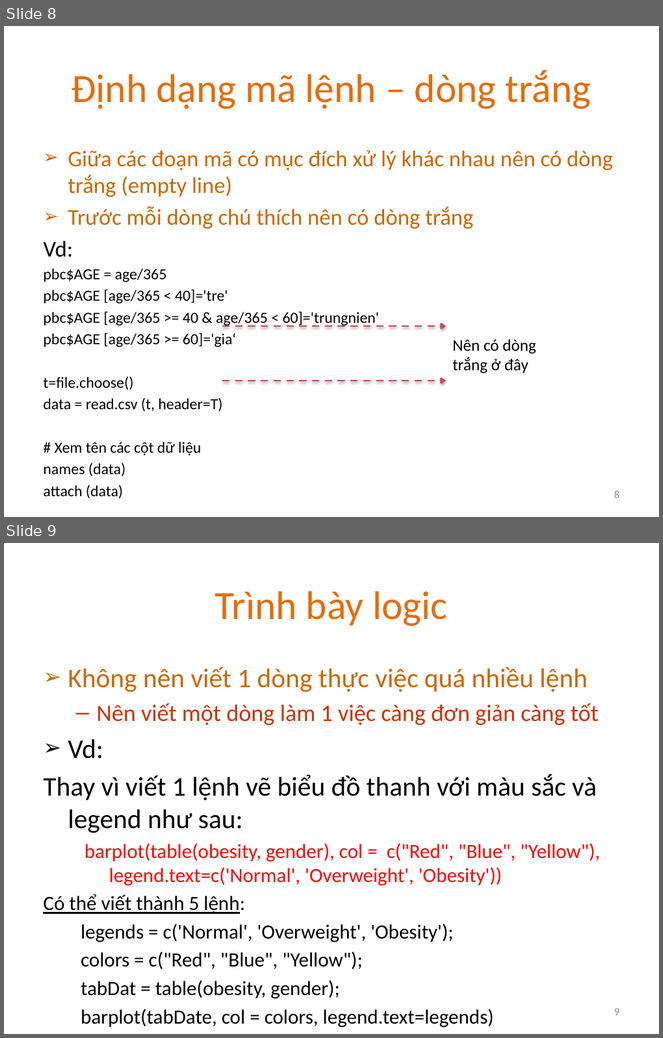
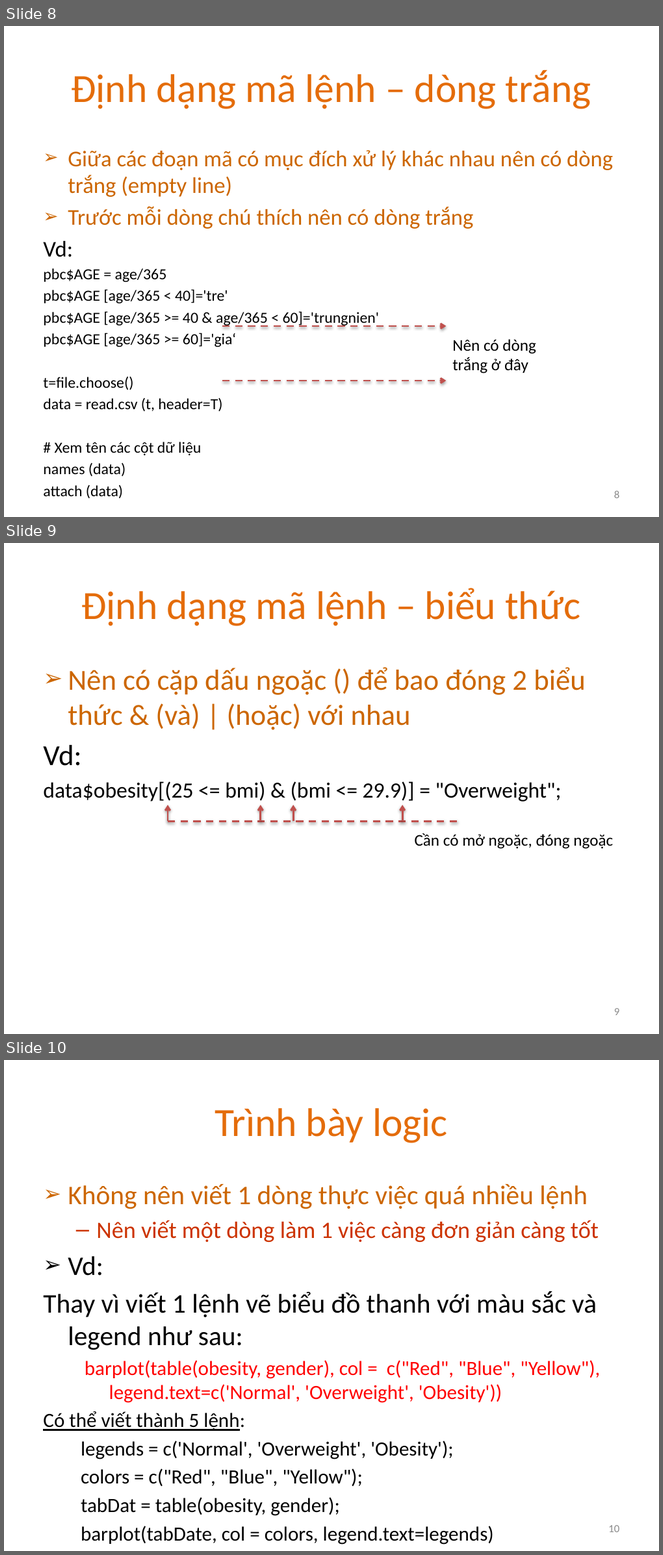
Before and after one commit to phantichdulieu/phantichdulieukhoahoc, a slide deck: qms/guideline/Guideline_R Coding Convention.pptx. Shown one above the other, each under a label of ours: slides 8 and 9 before the commit, slides 8, 9 and 10 after it. The pictures are 663x1038 and 663x1555 pixels, drawn with LibreOffice and Linux fonts; fonts in the diff are those of the drawing. Boxes give left, top, right and bottom in pixels: in the first picture for what was removed or moved away, otherwise in the second. Text is boxed around its words. In the diff, an @@ line names an element or a change of style, - is before the commit and + after.

Commit message:
Đề xuất quy tắc viết mã lệnh trong R Phiên bản 0.1

```diff
--- a/qms/guideline/Guideline_R Coding Convention.pptx
+++ b/qms/guideline/Guideline_R Coding Convention.pptx
@@ slide 9 added at (4,543,659,1034), background #FFFFFF @@
@@ title added at (81,588,581,626), 44 pt, text #E46C0A @@
+Định dạng mã lệnh – biểu thức
@@ text added at (43,667,586,802), 32 pt, text #CC6600 @@
+➢ Nên có cặp dấu ngoặc () để bao đóng 2 biểu thức & (và) | (hoặc) với nhau
+Vd:
+data$obesity[(25 <= bmi) & (bmi <= 29.9)] = "Overweight";
@@ arrow added from (168, 821) to (168, 805), #C0504D 2 pt @@
@@ arrow added from (261, 821) to (261, 805), #C0504D 2 pt @@
@@ arrow added from (294, 821) to (294, 805), #C0504D 2 pt @@
@@ arrow added from (402, 821) to (402, 805), #C0504D 2 pt @@
@@ line added from (168, 821) to (463, 821), #C0504D 2 pt dashed @@
@@ text added at (415,834,613,849), 18 pt, text #000000 @@
+Cần có mở ngoặc, đóng ngoặc
@@ page number added at (614,1008,620,1016), 12 pt, text #8C8C8C @@
+9
@@ what was slide 9 is now slide 10 @@
@@ page number at (608,1525,620,1533): text changed @@
-9
+10
```
Also in this commit, not shown: 1 slide changed, 1 other file.
